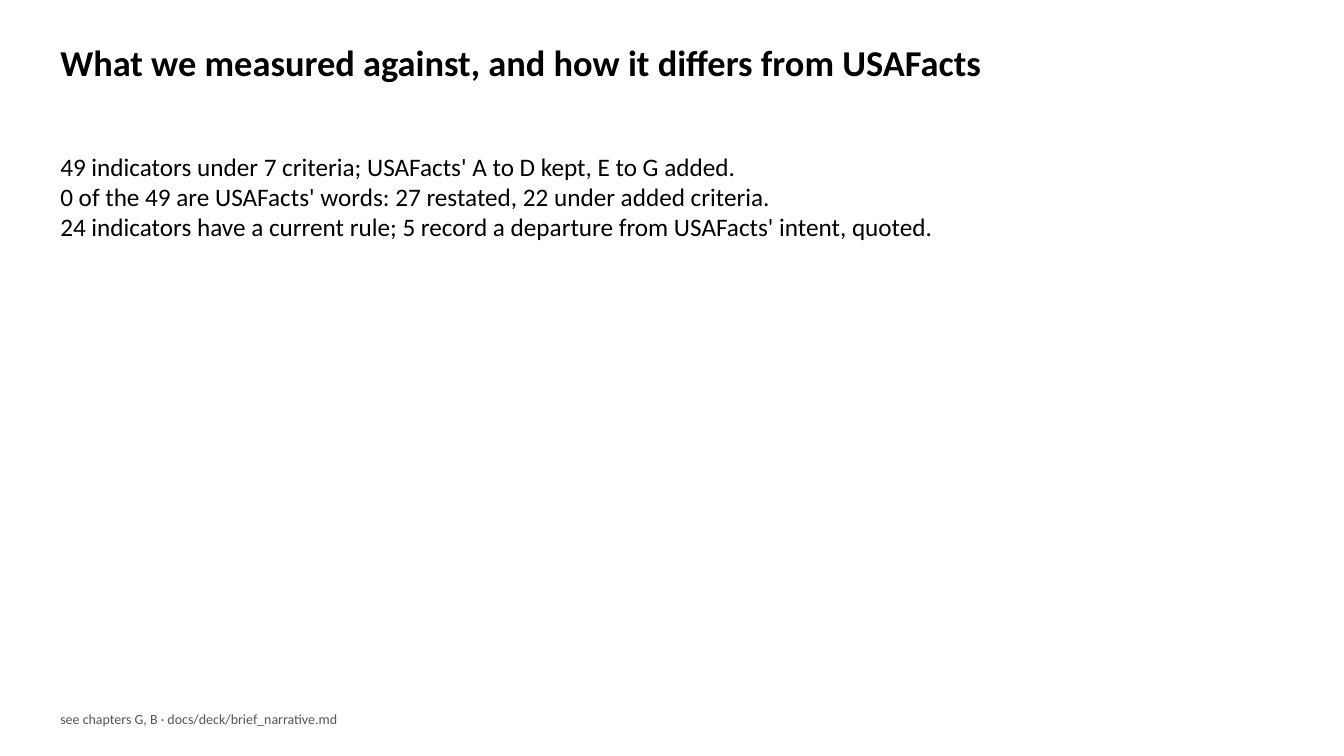
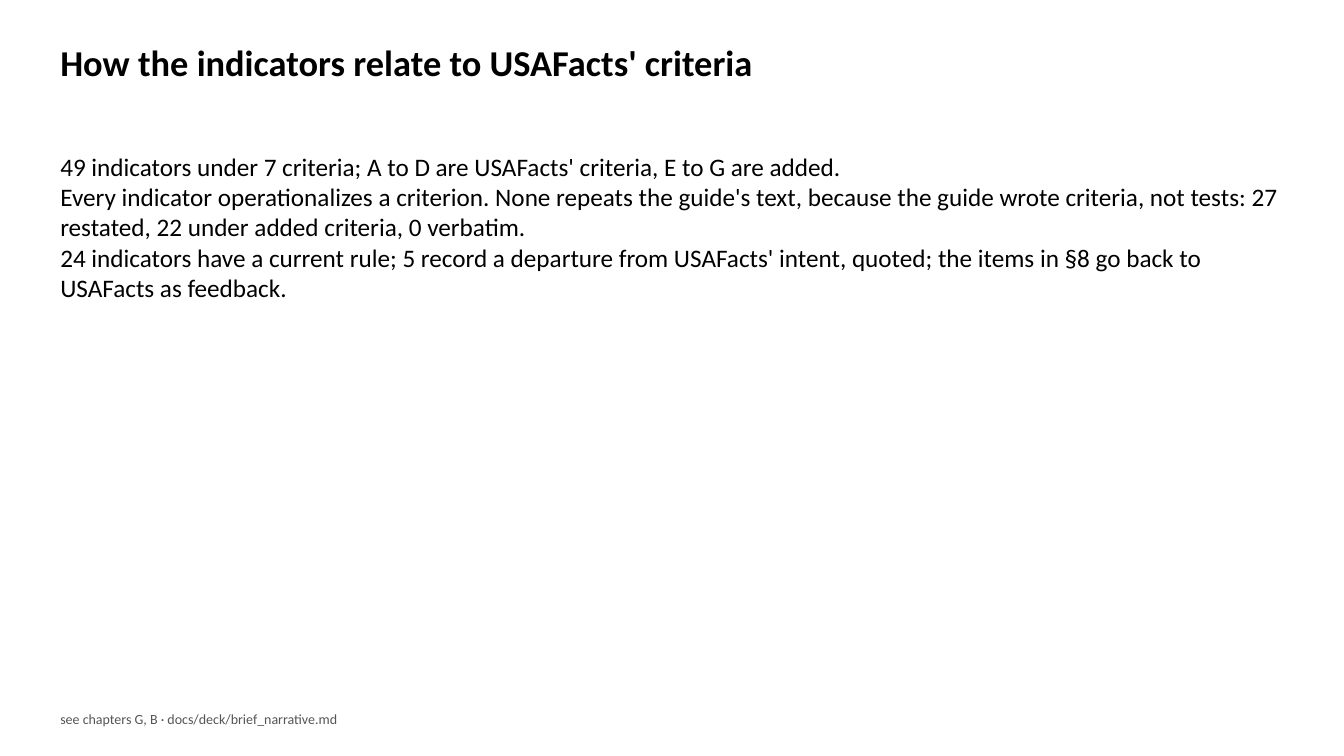
Before and after one commit to brockwebb/ai-readiness-kg, a slide deck: slide 5 of docs/deck/brief_deck.pptx. Drawn at 1344x756 pixels with LibreOffice and Linux fonts; fonts in the diff are those of the drawing. Boxes give left, top, right and bottom in pixels: in the first picture for what was removed or moved away, otherwise in the second. Text is boxed around its words. In the diff, an @@ line names an element or a change of style, - is before the commit and + after.

```diff
--- a/docs/deck/brief_deck.pptx
+++ b/docs/deck/brief_deck.pptx
@@ text at <box>60,50,752,77</box>: text changed @@
-What we measured against, and how it differs from USAFacts
+How the indicators relate to USAFacts' criteria
@@ text at <box>60,158,1278,298</box>: text changed @@
-49 indicators under 7 criteria; USAFacts' A to D kept, E to G added.
-0 of the 49 are USAFacts' words: 27 restated, 22 under added criteria.
-24 indicators have a current rule; 5 record a departure from USAFacts' intent, quoted.
+49 indicators under 7 criteria; A to D are USAFacts' criteria, E to G are added.
+Every indicator operationalizes a criterion. None repeats the guide's text, because the guide wrote criteria, not tests: 27 restated, 22 under added criteria, 0 verbatim.
+24 indicators have a current rule; 5 record a departure from USAFacts' intent, quoted; the items in §8 go back to USAFacts as feedback.
```
Also in this commit, not shown: 3 other slides changed, 2 other files.
